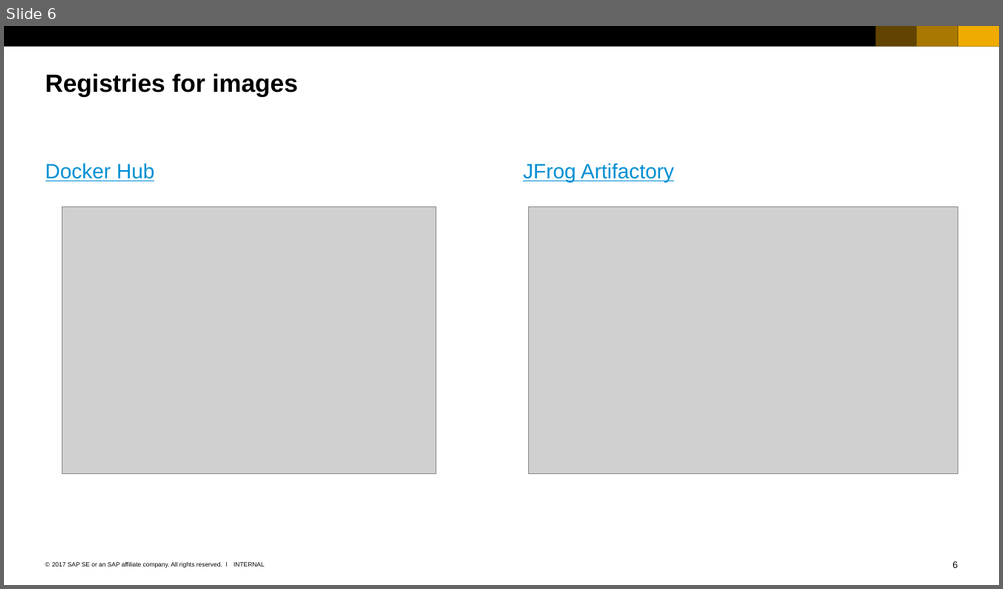
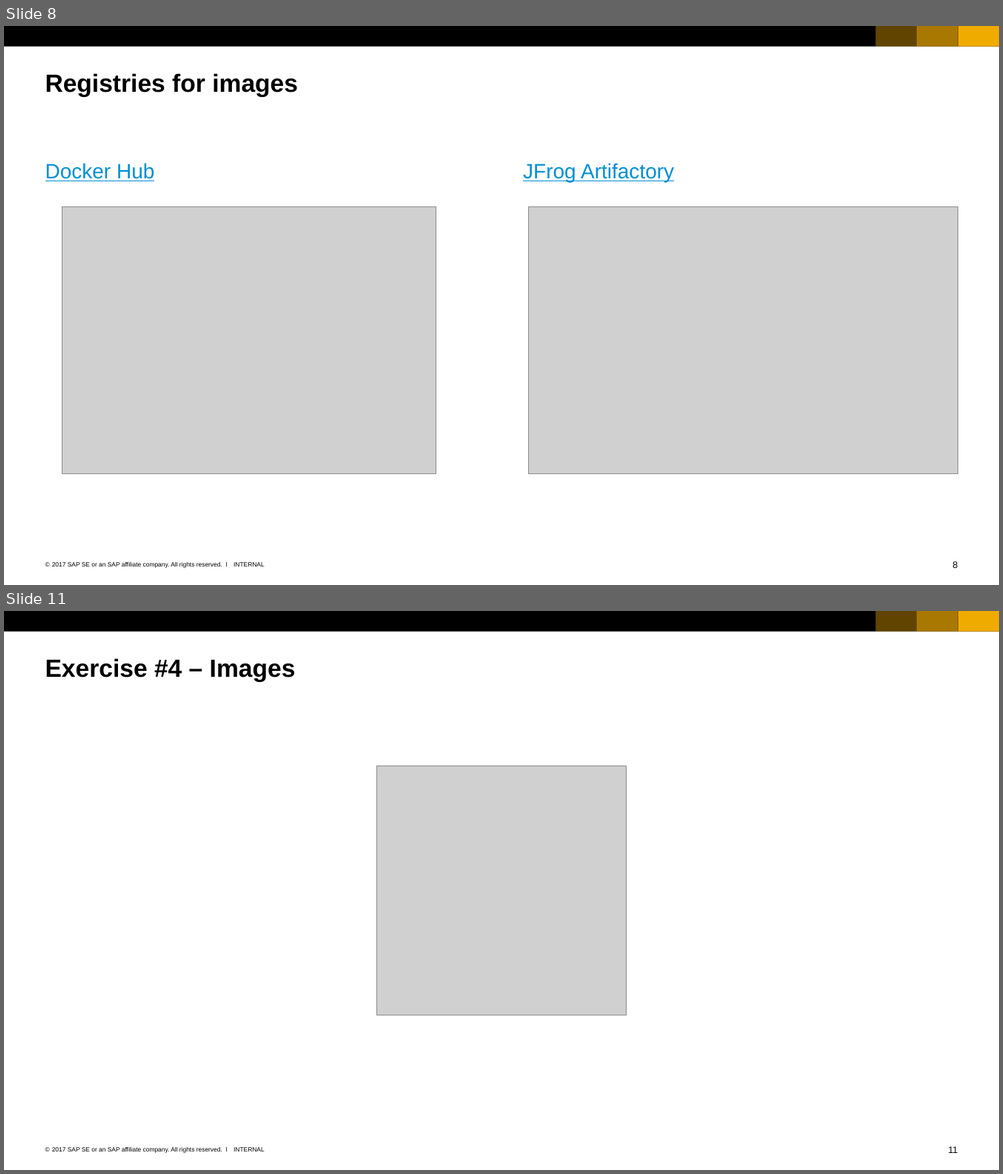
Before and after one commit to cuijiyao01/docker-k8s-training, a slide deck: docker/04_Images.pptx. Shown one above the other, each under a label of ours: slide 6 before the commit, slides 8 and 11 after it; the slides between them are not shown. The pictures are 1003x589 and 1003x1174 pixels, drawn with LibreOffice and Linux fonts; fonts in the diff are those of the drawing; grey boxes stand for pictures. Boxes give left, top, right and bottom in pixels: in the first picture for what was removed or moved away, otherwise in the second. Text is boxed around its words. In the diff, an @@ line names an element or a change of style, - is before the commit and + after.

Commit message:
added demo & exercise marker for docker part

```diff
--- a/docker/04_Images.pptx
+++ b/docker/04_Images.pptx
@@ slide 11 added at [4, 611, 999, 1170], background #FFFFFF; not listed: 7 template elements that a slide beside it also shows @@
@@ title added at [45, 658, 296, 682], 24 pt, text #000000, bold @@
+Exercise #4 – Images
@@ picture added at [377, 766, 626, 1015] @@
@@ what was slide 6 is now slide 8 @@
```
Also in this commit, not shown: 3 other slides added, 2 other files.
